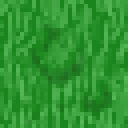
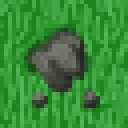
The second 128 x 128 image is a revision of the first. Changes to its layers:
hid "Grass 7" over [8, 12, 124, 128]
hid "Grass 6" over [8, 12, 124, 128]
hid "Grass 3" over [8, 12, 124, 128]
hid "Grass 2" over [8, 12, 124, 128]
hid "Grass 1" over [8, 12, 124, 128]
